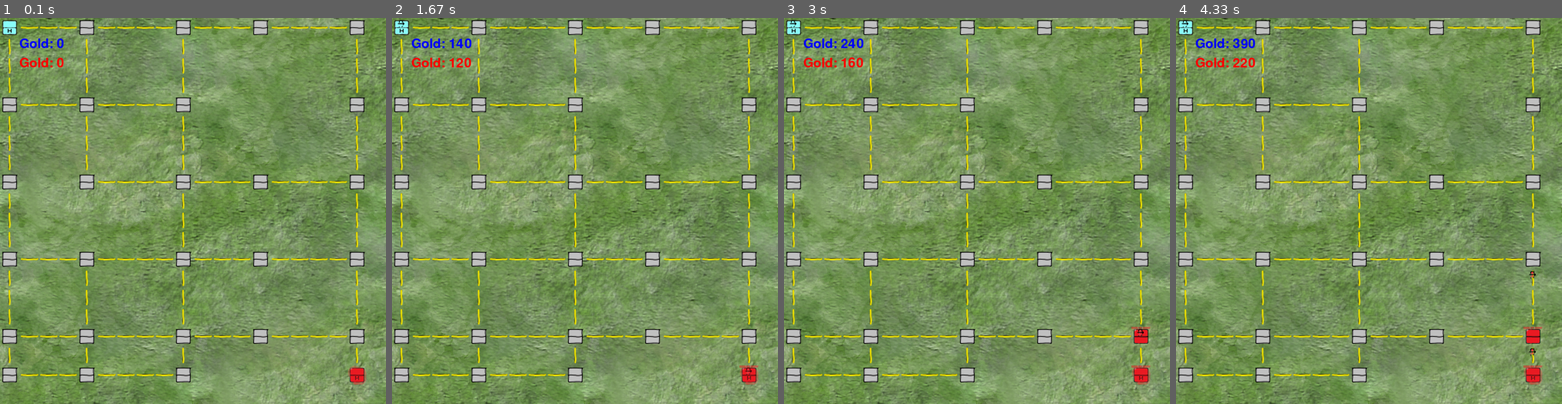
Above: before the commit, frames 1-4 (left to right).
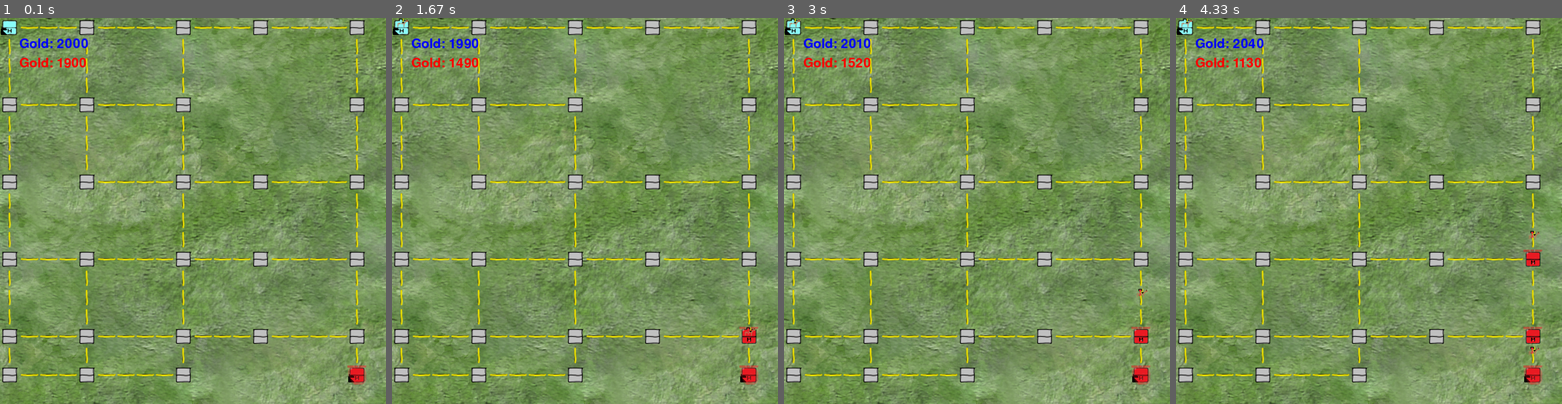
Above: after the commit, the same moments.

Repository: czebrose/ML_Projects
Game: pygame game, started from ML-Tutorial/NodeFightGame/game.py
Two runs of this game, one before a commit and one after it. Both use one fixed random seed, a clock stepped at 60 frames per second and the inputs below.
Inputs (mouse positions are in pixels of both pictures, inside the frame that each line leads up to):
- Up to frame 1 (0.1 s): no input
- Up to frame 2 (1.67 s): tap Z at 0.33 s; tap Q at 0.67 s; click (708, 199) at 1.05 s; tap X at 1.33 s
- Up to frame 3 (3 s): tap R at 1.67 s; hold D 2-2.47 s; tap C at 2.83 s
- Up to frame 4 (4.33 s): tap E at 4.23 s

The runs differ from the first frame. In frame 1, 0.3% of the frame differs, in the area x 0-95%, y 2-95%; in frame 2, 0.4%; in frame 3, 0.3%; in frame 4, 0.6%, in the area x 0-95%, y 0-95%.

Commit message:
Adding a bunch of stuff, mostly adding the multiple units and buildings

Diff:
--- a/ML-Tutorial/NodeFightGame/building.py
+++ b/ML-Tutorial/NodeFightGame/building.py
@@ -1,5 +1,6 @@
 from enum import Enum
 import util
+from util import UnitType, BuildingType
 import pygame
 
 
@@ -7,18 +8,15 @@
 MINE_BUILDING_IMG = util.load_img("building_mine.png")
 BARRACKS_BUILDING_IMG = util.load_img("building_barracks.png")
 
-
-class BuildingType(Enum):
-    ERROR = -1
-    EMPTY = 0
-    HOME = 1
-    MINE = 2
-    BARRACKS = 3
+ARCHER_IMG = util.load_img("building_unit_archer.png")
+KNIGHT_IMG = util.load_img("building_unit_knight.png")
+PIKEMAN_IMG = util.load_img("building_unit_pikeman.png")
 
 
 class Building:
     def __init__(self, type):
         self.type = type
+        self.unit_type = UnitType.KNIGHT
 
     def can_spawn_unit(self):
         return self.type is BuildingType.HOME or self.type is BuildingType.BARRACKS
@@ -38,3 +36,11 @@
             win.blit(MINE_BUILDING_IMG, pos)
         elif self.type == BuildingType.BARRACKS:
             win.blit(BARRACKS_BUILDING_IMG, pos)
+
+        if self.can_spawn_unit():
+            if self.unit_type == UnitType.PIKEMAN:
+                win.blit(PIKEMAN_IMG, pos)
+            elif self.unit_type == UnitType.ARCHER:
+                win.blit(ARCHER_IMG, pos)
+            elif self.unit_type == UnitType.KNIGHT:
+                win.blit(KNIGHT_IMG, pos)
--- a/ML-Tutorial/NodeFightGame/game.py
+++ b/ML-Tutorial/NodeFightGame/game.py
@@ -1,8 +1,8 @@
 import pygame
 import io
 import util
-from util import Direction
-from player import PlayerColor, PlayerInput
+from util import Direction, PlayerColor
+from player import PlayerInput
 from humanplayer import HumanPlayerInput
 from simpleplayer import SimplePlayer
 from node import Node, Building
--- a/ML-Tutorial/NodeFightGame/humanplayer.py
+++ b/ML-Tutorial/NodeFightGame/humanplayer.py
@@ -1,5 +1,6 @@
 import pygame
-from player import PlayerInput, PlayerColor, PlayerCommands
+from player import PlayerInput
+from util import PlayerColor, PlayerCommands
 
 
 class HumanPlayerInput(PlayerInput):
@@ -24,10 +25,16 @@
             command = PlayerCommands.DIRECTION_NORTH
         elif keys[pygame.K_s]:
             command = PlayerCommands.DIRECTION_SOUTH
+        elif keys[pygame.K_r]:
+            command = PlayerCommands.CLEAR_DIRECTION
+        elif keys[pygame.K_q]:
+            command = PlayerCommands.BUILD_MINE
+        elif keys[pygame.K_e]:
+            command = PlayerCommands.BUILD_BARRACKS
+        elif keys[pygame.K_z]:
+            command = PlayerCommands.UNIT_PIKEMAN
         elif keys[pygame.K_x]:
-            command = PlayerCommands.CLEAR_DIRECTION
-        elif keys[pygame.K_m]:
-            command = PlayerCommands.BUILD_MINE
-        elif keys[pygame.K_b]:
-            command = PlayerCommands.BUILD_BARRACKS
+            command = PlayerCommands.UNIT_ARCHER
+        elif keys[pygame.K_c]:
+            command = PlayerCommands.UNIT_KNIGHT
         return command
--- a/ML-Tutorial/NodeFightGame/node.py
+++ b/ML-Tutorial/NodeFightGame/node.py
@@ -1,11 +1,10 @@
 import pygame
 from enum import Enum
 import util
-from util import Direction
-from unit import Unit, UnitType
+from util import Direction, UnitType, PlayerColor, BuildingType
+from unit import Unit
 from location import Location
-from player import PlayerColor
-from building import BuildingType, Building
+from building import Building
 
 
 RED_NODE_IMG = util.load_img("node_red.png")
@@ -34,7 +33,6 @@
         elif node_type == 'R':
             self.owner = PlayerColor.RED
             self.building = Building(BuildingType.HOME)
-        self.spawn_type = UnitType.PIKEMAN
         self.spawn_timer = 0
         self.exit_direction = {PlayerColor.RED: None, PlayerColor.BLUE: None}
 
@@ -52,7 +50,7 @@
         if self.spawn_timer > 0:
             self.spawn_timer -= 1
         elif self.unit_in_loc is None and player_gold[self.owner].gold >= util.UNIT_COST:
-            self.unit_in_loc = Unit(self.spawn_type, self.owner, self.exit_direction)
+            self.unit_in_loc = Unit(self.building.unit_type, self.owner, self.exit_direction)
             self.spawn_timer = util.SPAWN_DELAY
             player_gold[self.owner].gold -= util.UNIT_COST
         return player_gold
--- a/ML-Tutorial/NodeFightGame/player.py
+++ b/ML-Tutorial/NodeFightGame/player.py
@@ -1,10 +1,10 @@
 import util
-from util import Direction
+from util import Direction, BuildingType, PlayerCommands, PlayerColor, UnitType
 import pygame
 from enum import Enum
 import abc
 from abc import ABC
-from building import BuildingType, Building
+from building import Building
 pygame.font.init()
 
 
@@ -14,32 +14,11 @@
 STAT_FONT = pygame.font.SysFont("comicsans", 50)
 
 
-class PlayerColor(Enum):
-    ERROR = -1
-    NEUTRAL = 0
-    BLUE = 1
-    RED = 2
-
-
-class PlayerCommands(Enum):
-    ERROR = -1
-    CLEAR_DIRECTION = 0
-    DIRECTION_NORTH = 1
-    DIRECTION_SOUTH = 2
-    DIRECTION_EAST = 3
-    DIRECTION_WEST = 4
-    BUILD_MINE = 5
-    BUILD_BARRACKS = 6
-    UNIT_PIKEMAN = 7
-    UNIT_ARCHER = 8
-    UNIT_KNIGHT = 9
-
-
 class PlayerInput(ABC):
     def __init__(self, color):
         self.color = color
         self.highlight_node = None
-        self.gold = 0
+        self.gold = 2000
 
     def check_input(self, global_map):
         self.highlight_node = self.get_highlight_node(global_map)
@@ -71,6 +50,12 @@
             self.execute_build_building(node, BuildingType.BARRACKS)
         elif command is PlayerCommands.BUILD_MINE:
             self.execute_build_building(node, BuildingType.MINE)
+        elif command is PlayerCommands.UNIT_ARCHER:
+            self.execute_unit_change(node, UnitType.ARCHER)
+        elif command is PlayerCommands.UNIT_KNIGHT:
+            self.execute_unit_change(node, UnitType.KNIGHT)
+        elif command is PlayerCommands.UNIT_PIKEMAN:
+            self.execute_unit_change(node, UnitType.PIKEMAN)
 
     def execute_direction_change(self, node, direction):
         if node and node.exit_direction[self.color] is not direction and self.gold >= util.DIRECTION_CHANGE_COST:
@@ -84,6 +69,12 @@
             if self.gold >= util.BUILDING_COST:
                 node.building = Building(building_type)
                 self.gold -= util.BUILDING_COST
+
+    def execute_unit_change(self, node, unit_type):
+        if node and node.owner is self.color:
+            if node.building and node.building.unit_type is not unit_type and self.gold >= util.UNIT_TYPE_CHANGE_COST:
+                node.building.unit_type = unit_type
+                self.gold -= util.UNIT_TYPE_CHANGE_COST
 
     def draw(self, win):
         if self.highlight_node:
--- a/ML-Tutorial/NodeFightGame/simpleplayer.py
+++ b/ML-Tutorial/NodeFightGame/simpleplayer.py
@@ -1,13 +1,28 @@
-from util import Direction
-from player import PlayerInput, PlayerCommands
+from util import Direction, PlayerCommands
+from player import PlayerInput
 from node import Node
 import random
 
 
-DIRECTION_THRESHOLD = 100
+DIRECTION_THRESHOLD = 500
+
+
+def get_random_valid_direction(node):
+    choices = []
+    if node.neighbors[Direction.NORTH]:
+        choices.append(PlayerCommands.DIRECTION_NORTH)
+    elif node.neighbors[Direction.WEST]:
+        choices.append(PlayerCommands.DIRECTION_WEST)
+    if len(choices) > 0:
+        return random.choice(choices)
+    return None
 
 
 class SimplePlayer(PlayerInput):
+    def __init__(self, color):
+        PlayerInput.__init__(self, color)
+        self.target_command = None
+
     def get_highlight_node(self, global_map) -> object:
         owned_nodes = []
         for row in global_map:
@@ -16,20 +31,22 @@
                     owned_nodes.append(loc)
         if len(owned_nodes) <= 0:
             return None
-        return owned_nodes[random.randrange(0, len(owned_nodes))]
+        for node in owned_nodes:
+            if not node.exit_direction[self.color]:
+                self.target_command = get_random_valid_direction(node)
+                if self.target_command:
+                    return node
+        for node in owned_nodes:
+            if not node.building:
+                choices = [PlayerCommands.BUILD_MINE, PlayerCommands.BUILD_BARRACKS]
+                self.target_command = random.choice(choices)
+                return node
+        self.target_command = None
+        return random.choice(owned_nodes)
 
     def get_command(self, global_map) -> object:
-        if not self.highlight_node:
-            return None
-        if self.gold > DIRECTION_THRESHOLD:
-            choices = []
-            if self.highlight_node.neighbors[Direction.NORTH]:
-                choices.append(PlayerCommands.DIRECTION_NORTH)
-            if self.highlight_node.neighbors[Direction.WEST]:
-                choices.append(PlayerCommands.DIRECTION_WEST)
-            if not self.highlight_node.building:
-                choices.append(PlayerCommands.BUILD_BARRACKS)
-                choices.append(PlayerCommands.BUILD_MINE)
-            if len(choices) > 0:
-                return random.choice(choices)
+        if self.target_command:
+            return self.target_command
+        if self.gold > DIRECTION_THRESHOLD and self.highlight_node:
+            return get_random_valid_direction(self.highlight_node)
         return None
--- a/ML-Tutorial/NodeFightGame/unit.py
+++ b/ML-Tutorial/NodeFightGame/unit.py
@@ -1,7 +1,7 @@
 import pygame
 import util
+from util import PlayerColor, UnitType
 from enum import Enum
-from player import PlayerColor
 
 
 BLUE_PIKEMAN_UNIT_IMG = util.load_img("unit_pikeman_blue.png")
@@ -10,14 +10,6 @@
 RED_ARCHER_UNIT_IMG = util.load_img("unit_archer_red.png")
 BLUE_KNIGHT_UNIT_IMG = util.load_img("unit_knight_blue.png")
 RED_KNIGHT_UNIT_IMG = util.load_img("unit_knight_red.png")
-
-
-class UnitType(Enum):
-    ERROR = -1
-    EMPTY = 0
-    PIKEMAN = 1
-    ARCHER = 2
-    KNIGHT = 3
 
 
 class Unit:
@@ -39,10 +31,17 @@
 
     def draw(self, win, pos):
         if self.unit_type == UnitType.PIKEMAN:
-            if self.owner == PlayerColor.RED:
-                win.blit(RED_PIKEMAN_UNIT_IMG, pos)
-            if self.owner == PlayerColor.BLUE:
-                win.blit(BLUE_PIKEMAN_UNIT_IMG, pos)
+            self.draw_unit(win, pos, RED_PIKEMAN_UNIT_IMG, BLUE_PIKEMAN_UNIT_IMG)
+        if self.unit_type == UnitType.ARCHER:
+            self.draw_unit(win, pos, RED_ARCHER_UNIT_IMG, BLUE_ARCHER_UNIT_IMG)
+        if self.unit_type == UnitType.KNIGHT:
+            self.draw_unit(win, pos, RED_KNIGHT_UNIT_IMG, BLUE_KNIGHT_UNIT_IMG)
+
+    def draw_unit(self, win, pos, red_img, blue_img):
+        if self.owner == PlayerColor.RED:
+            win.blit(red_img, pos)
+        if self.owner == PlayerColor.BLUE:
+            win.blit(blue_img, pos)
 
 
 def resolve_fight_round(round_fighters):
--- a/ML-Tutorial/NodeFightGame/util.py
+++ b/ML-Tutorial/NodeFightGame/util.py
@@ -4,12 +4,12 @@
 
 
 SPAWN_DELAY = 5
-UNIT_COST = 10
+UNIT_COST = 40
 BUILDING_COST = 300
-UNIT_TYPE_CHANGE_COST = 100
-DIRECTION_CHANGE_COST = 20
-HOME_GOLD_PRODUCTION = 50
-MINE_GOLD_PRODUCTION = 30
+UNIT_TYPE_CHANGE_COST = 1000
+DIRECTION_CHANGE_COST = 100
+HOME_GOLD_PRODUCTION = 10
+MINE_GOLD_PRODUCTION = 5
 
 NODE_WIDTH = 50
 
@@ -45,6 +45,43 @@
     MAX = 10
 
 
+class BuildingType(Enum):
+    ERROR = -1
+    EMPTY = 0
+    HOME = 1
+    MINE = 2
+    BARRACKS = 3
+
+
+class UnitType(Enum):
+    ERROR = -1
+    EMPTY = 0
+    PIKEMAN = 1
+    ARCHER = 2
+    KNIGHT = 3
+
+
+class PlayerColor(Enum):
+    ERROR = -1
+    NEUTRAL = 0
+    BLUE = 1
+    RED = 2
+
+
+class PlayerCommands(Enum):
+    ERROR = -1
+    CLEAR_DIRECTION = 0
+    DIRECTION_NORTH = 1
+    DIRECTION_SOUTH = 2
+    DIRECTION_EAST = 3
+    DIRECTION_WEST = 4
+    BUILD_MINE = 5
+    BUILD_BARRACKS = 6
+    UNIT_PIKEMAN = 7
+    UNIT_ARCHER = 8
+    UNIT_KNIGHT = 9
+
+
 def load_img(img_name):
     return pygame.transform.scale2x(pygame.image.load(os.path.join("imgs", img_name)))
 
Binary file added: ML-Tutorial/NodeFightGame/imgs/building_unit_archer.png
Binary file added: ML-Tutorial/NodeFightGame/imgs/building_unit_knight.png
Binary file added: ML-Tutorial/NodeFightGame/imgs/building_unit_pikeman.png
